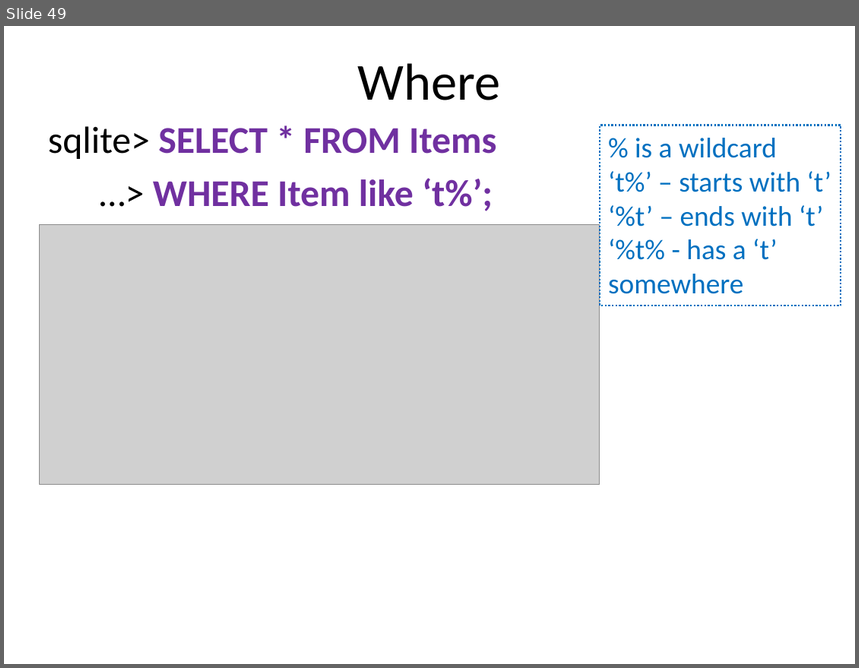
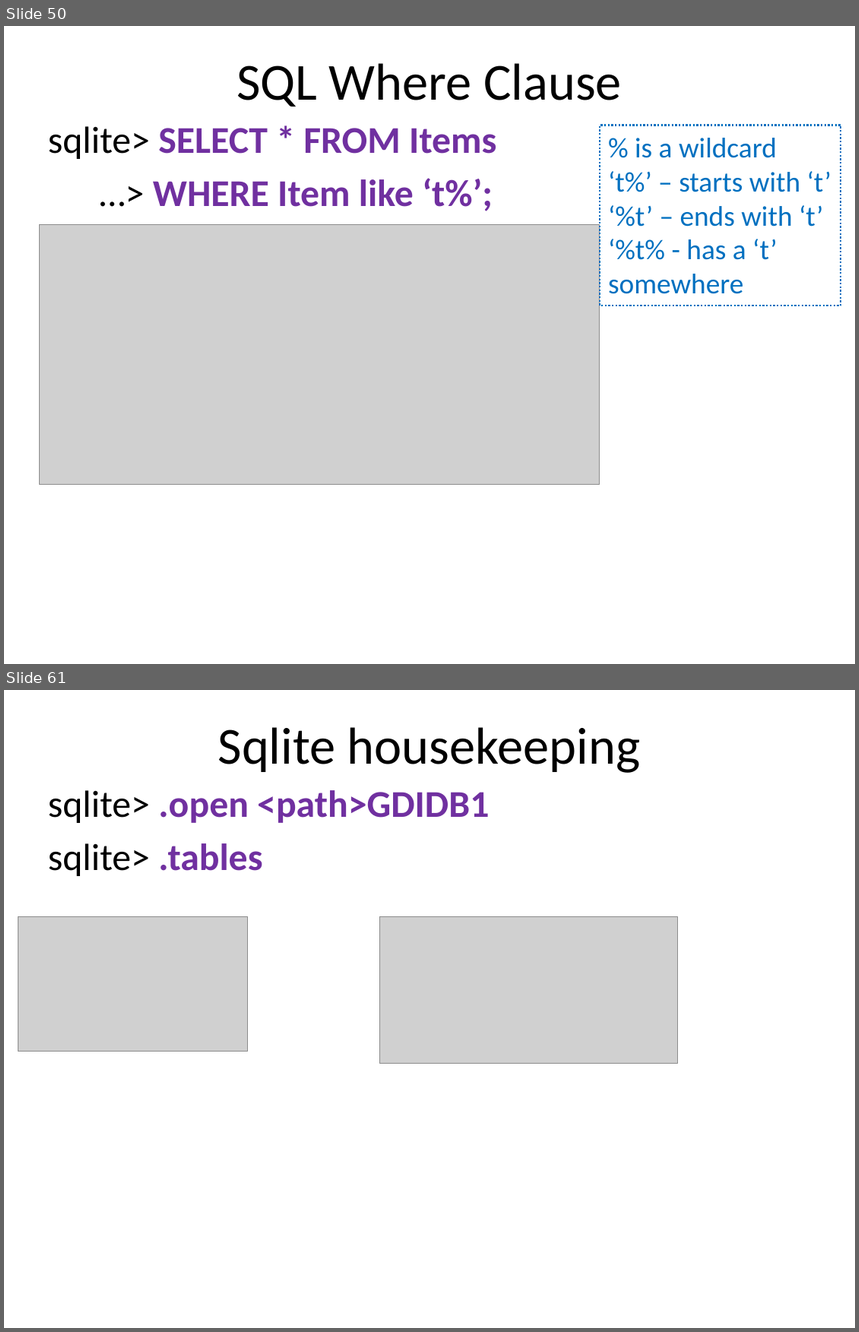
Before and after one commit to dykebert/GDI_Database_Training, a slide deck: Introduction to Databases and SQL.pptx. Shown one above the other, each under a label of ours: slide 49 before the commit, slides 50 and 61 after it; the slides between them are not shown. The pictures are 859x668 and 859x1332 pixels, drawn with LibreOffice and Linux fonts; fonts in the diff are those of the drawing; grey boxes stand for pictures. Boxes give left, top, right and bottom in pixels: in the first picture for what was removed or moved away, otherwise in the second. Text is boxed around its words. In the diff, an @@ line names an element or a change of style, - is before the commit and + after.

```diff
--- a/Introduction to Databases and SQL.pptx
+++ b/Introduction to Databases and SQL.pptx
@@ slide 61 added at (4, 690, 855, 1328), background #FFFFFF @@
@@ title added at (218, 727, 640, 773), 44 pt, text #000000 @@
+Sqlite housekeeping
@@ text added at (48, 790, 489, 876), 32 pt, text #7030A0, bold @@
+sqlite> .open <path>GDIDB1
+sqlite> .tables
@@ picture added at (18, 917, 247, 1052) @@
@@ picture added at (380, 917, 678, 1065) @@
@@ what was slide 49 is now slide 50 @@
@@ slide 50 changed as well @@
@@ title at (237, 63, 622, 107): text changed @@
-Where
+SQL Where Clause
```
Also in this commit, not shown: 5 other slides changed, 13 other slides added, 2 other files.
